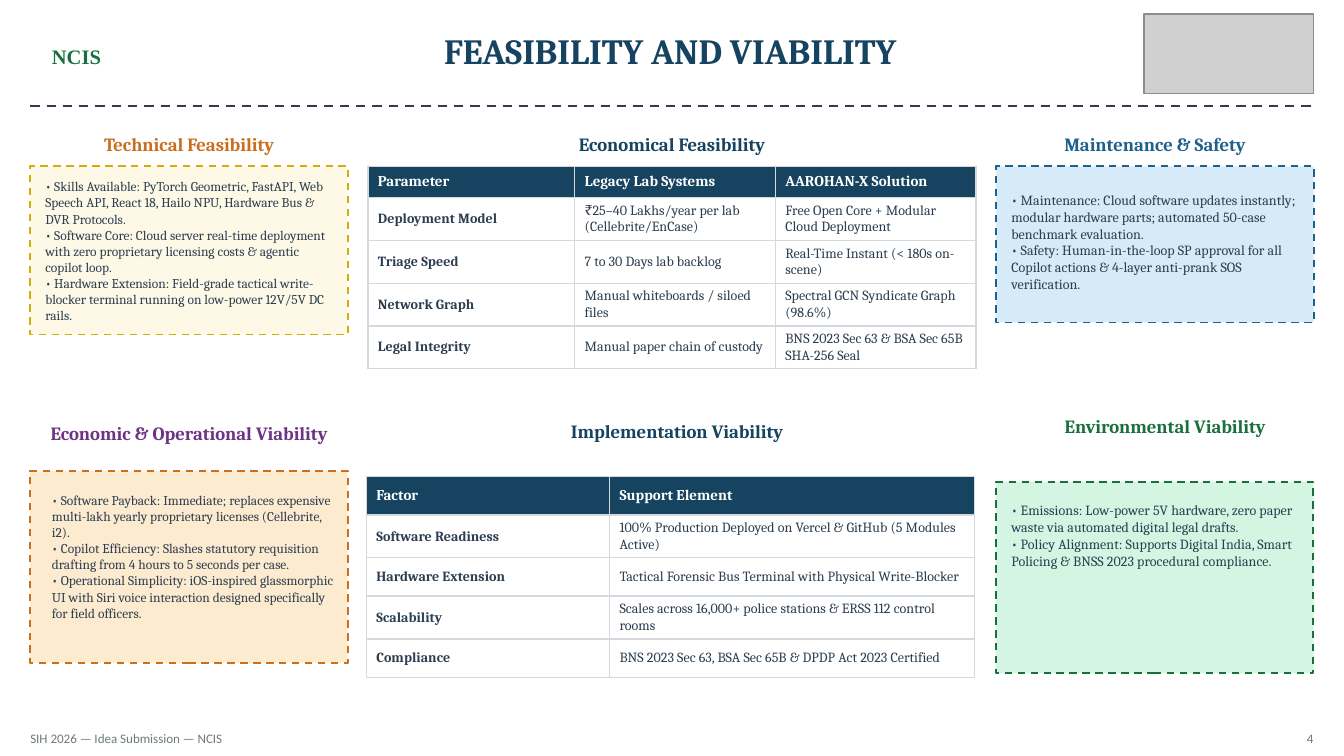
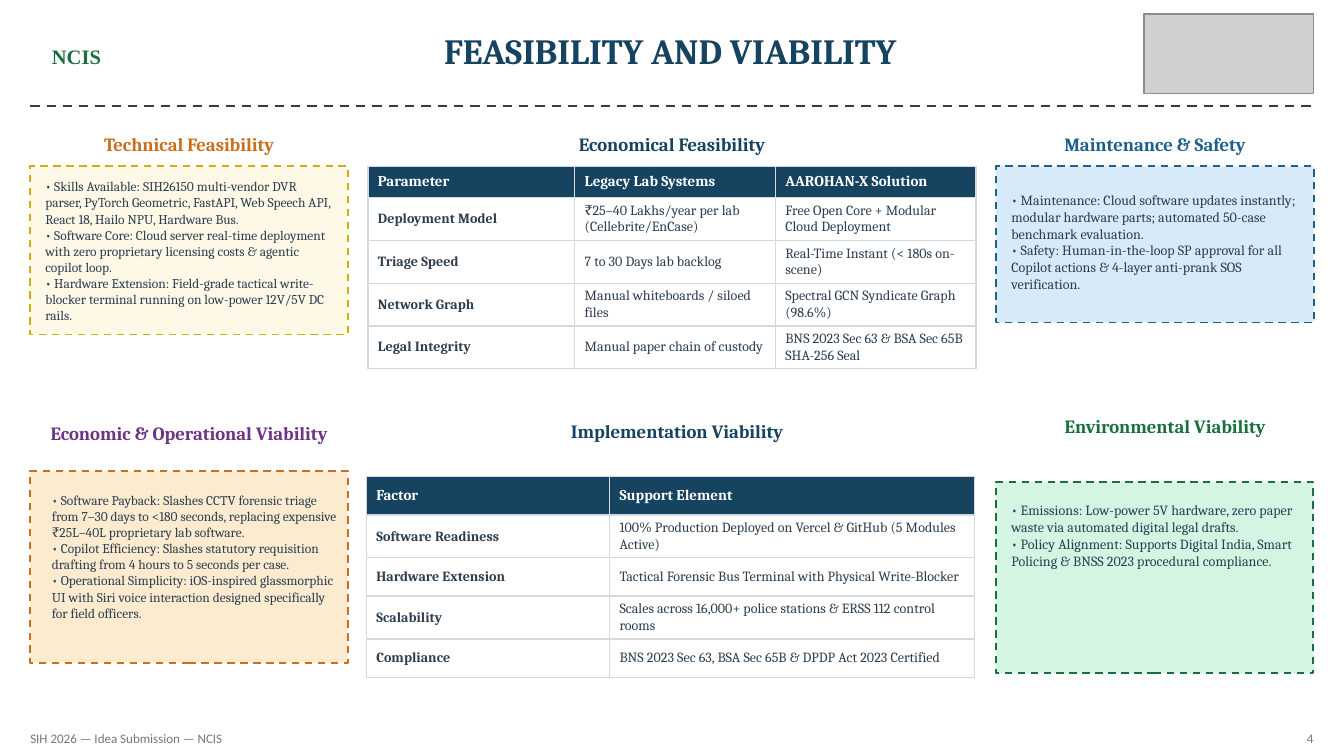
Before and after one commit to muhammedmaahir68-droid/cyber-kit, a slide deck: slide 4 of frontend/public/SIH_Ideate_Template_AAROHAN-X.pptx. Drawn at 1344x756 pixels with LibreOffice and Linux fonts; fonts in the diff are those of the drawing; grey boxes stand for pictures. Boxes give left, top, right and bottom in pixels: in the first picture for what was removed or moved away, otherwise in the second. Text is boxed around its words. In the diff, an @@ line names an element or a change of style, - is before the commit and + after.

```diff
--- a/frontend/public/SIH_Ideate_Template_AAROHAN-X.pptx
+++ b/frontend/public/SIH_Ideate_Template_AAROHAN-X.pptx
@@ text at (45,181,331,226): text changed @@
-• Skills Available: PyTorch Geometric, FastAPI, Web Speech API, React 18, Hailo NPU, Hardware Bus & DVR Protocols.
+• Skills Available: SIH26150 multi-vendor DVR parser, PyTorch Geometric, FastAPI, Web Speech API, React 18, Hailo NPU, Hardware Bus.
@@ text at (52,495,336,540): text changed @@
-• Software Payback: Immediate; replaces expensive multi-lakh yearly proprietary licenses (Cellebrite, i2).
+• Software Payback: Slashes CCTV forensic triage from 7–30 days to <180 seconds, replacing expensive ₹25L–40L proprietary lab software.
```
Also in this commit, not shown: 5 other slides changed, 11 other files.
